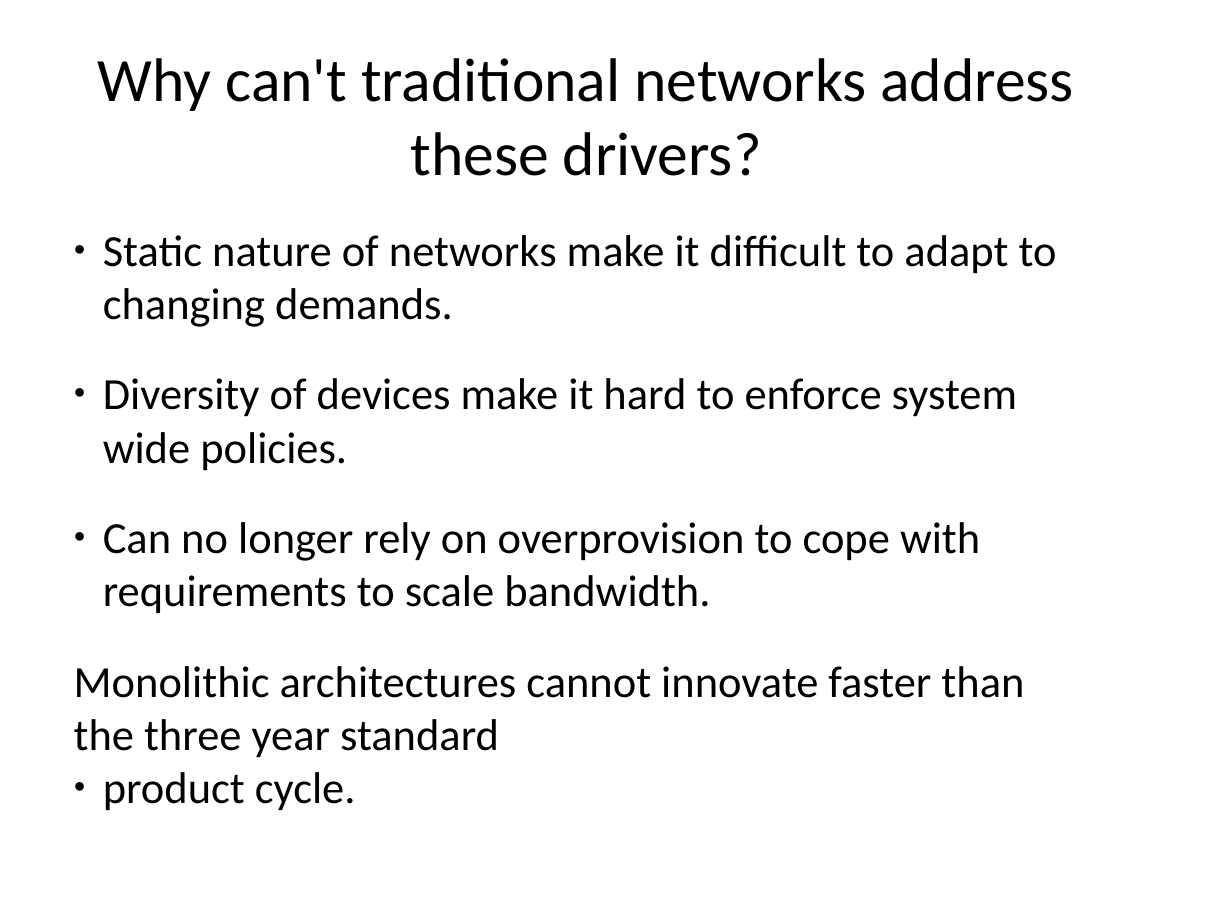
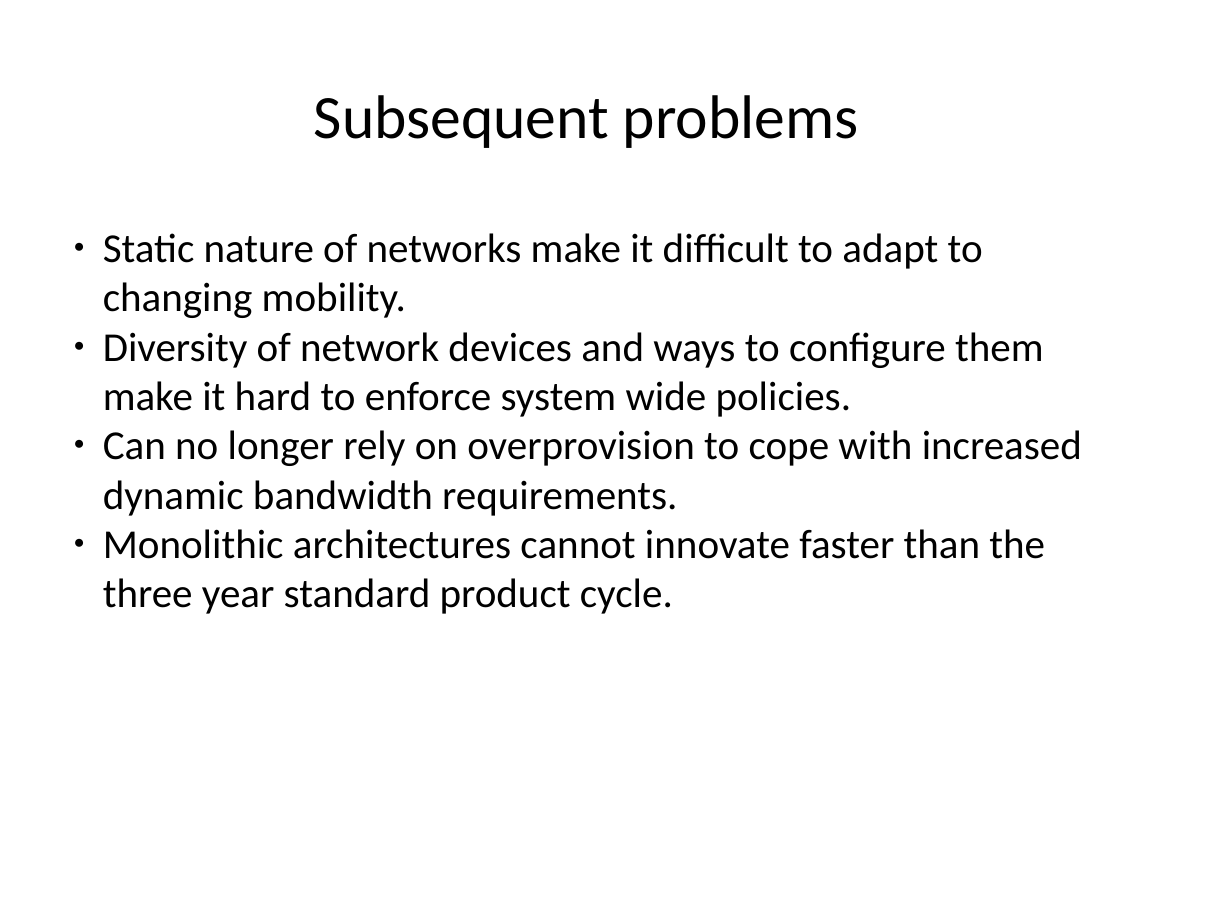
Before and after one commit to gwacter-zz/sdn-workshop, a slide deck: slide 6 of presentations/SDN-Introduction.pptx. Drawn at 1232x924 pixels with LibreOffice and Linux fonts; fonts in the diff are those of the drawing; background and template pictures are left out. Boxes give left, top, right and bottom in pixels: in the first picture for what was removed or moved away, otherwise in the second. Text is boxed around its words. In the diff, an @@ line names an element or a change of style, - is before the commit and + after.

```diff
--- a/presentations/SDN-Introduction.pptx
+++ b/presentations/SDN-Introduction.pptx
@@ text at <box>314,95,859,148</box>: text changed @@
-Why can't traditional networks address these drivers?
+Subsequent problems
@@ text at <box>103,233,1082,516</box>: text changed; size 26 to 24 pt @@
-● Static nature of networks make it difficult to adapt to changing demands.
-● Diversity of devices make it hard to enforce system wide policies.
-● Can no longer rely on overprovision to cope with requirements to scale bandwidth.
+● Static nature of networks make it difficult to adapt to changing mobility.
+● Diversity of network devices and ways to configure them make it hard to enforce system wide policies.
+● Can no longer rely on overprovision to cope with increased dynamic bandwidth requirements.
@@ text at <box>103,529,1045,614</box>: size 26 to 24 pt in "Monolithic architectures cannot innovate faster than the ..." @@
```
Also in this commit, not shown: 10 other slides changed, 22 slides added, 15 slides removed.
